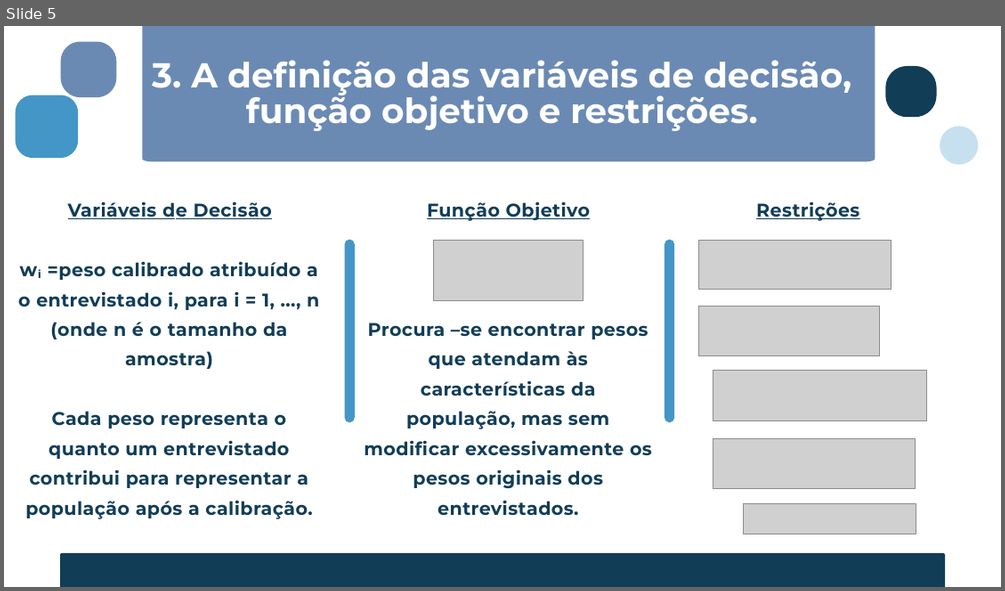
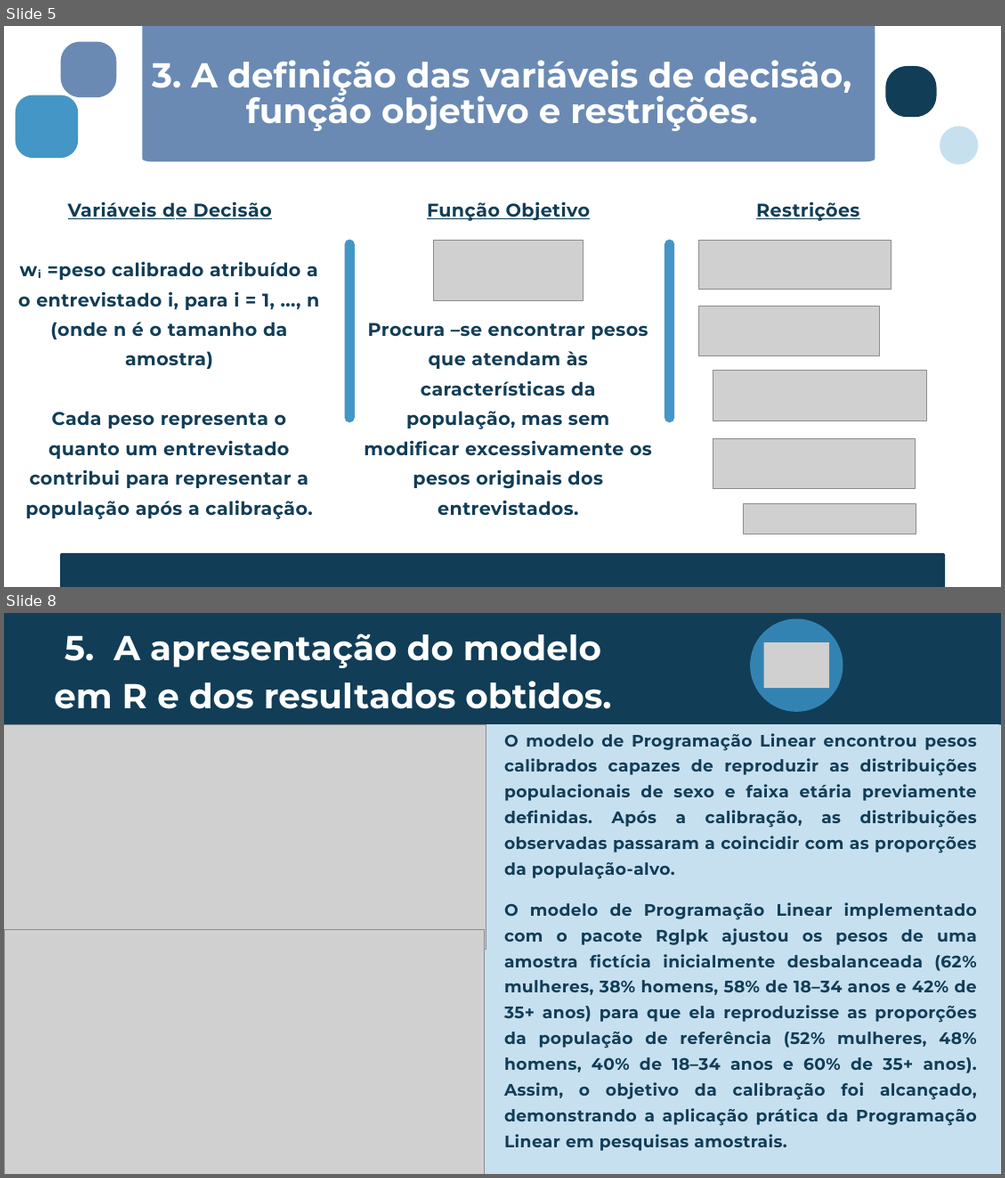
Before and after one commit to VictorLSantana/trabalho-met-num_2026.1, a slide deck: Calibração de Pesos em Surveys Amostrais.pptx. Shown one above the other, each under a label of ours: slide 5 before the commit, slides 5 and 8 after it; the slides between them are not shown. The pictures are 1005x591 and 1005x1178 pixels, drawn with LibreOffice and Linux fonts; fonts in the diff are those of the drawing; grey boxes stand for pictures. Boxes give left, top, right and bottom in pixels: in the first picture for what was removed or moved away, otherwise in the second. Text is boxed around its words. In the diff, an @@ line names an element or a change of style, - is before the commit and + after.

```diff
--- a/Calibração de Pesos em Surveys Amostrais.pptx
+++ b/Calibração de Pesos em Surveys Amostrais.pptx
@@ slide 8 added at [4, 613, 1001, 1174], background #FFFFFF @@
@@ freeform shape added at [4, 613, 1001, 725], fill #113D57 @@
@@ text added at [54, 633, 611, 709], 50 pt, text #FFFFFF, bold @@
+5. A apresentação do modelo em R e dos resultados obtidos.
@@ freeform shape added at [750, 619, 842, 712], fill #3383B2 @@
@@ picture added at [763, 642, 829, 688] @@
@@ picture added at [4, 724, 485, 949] @@
@@ freeform shape added at [243, 724, 1000, 1174], fill #C7E0EF @@
@@ text added at [504, 733, 977, 879], 24 pt, text #113D57, bold @@
+O modelo de Programação Linear encontrou pesos calibrados capazes de reproduzir as distribuições populacionais de sexo e faixa etária previamente definidas. Após a calibração, as distribuições observadas passaram a coincidir com as proporções da população-alvo.
@@ text added at [504, 902, 977, 1151], 24 pt, text #113D57, bold @@
+O modelo de Programação Linear implementado com o pacote Rglpk ajustou os pesos de uma amostra fictícia inicialmente desbalanceada (62% mulheres, 38% homens, 58% de 18–34 anos e 42% de 35+ anos) para que ela reproduzisse as proporções da população de referência (52% mulheres, 48% homens, 40% de 18–34 anos e 60% de 35+ anos). Assim, o objetivo da calibração foi alcançado, demonstrando a aplicação prática da Programação Linear em pesquisas amostrais.
@@ picture added at [5, 930, 484, 1174] @@
```
Also in this commit, not shown: 2 other slides added, 3 slides removed, 1 other file.
